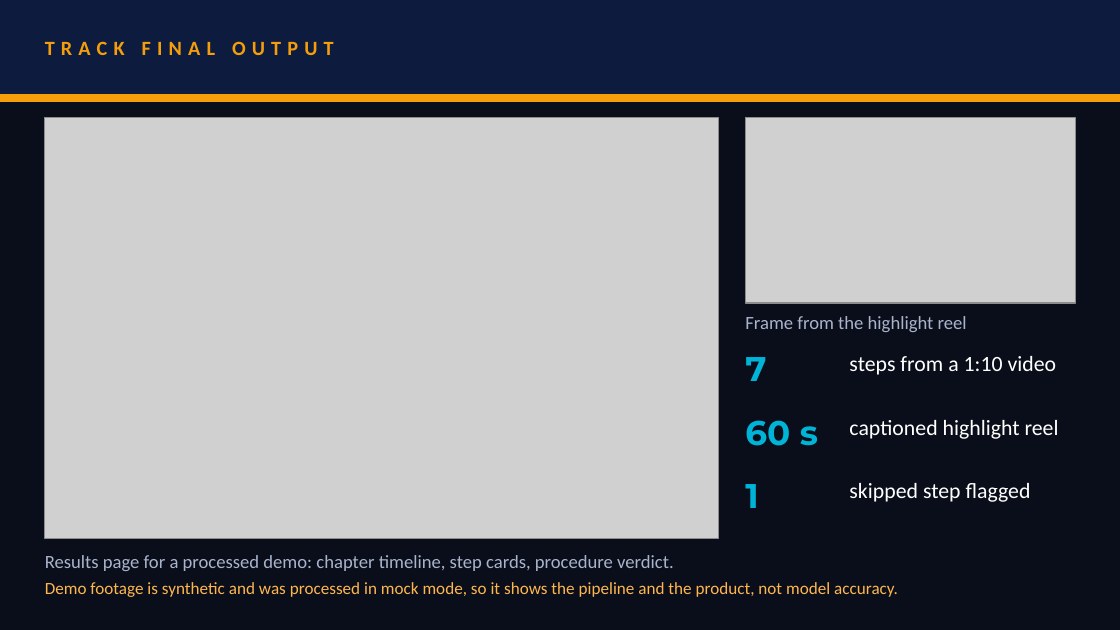
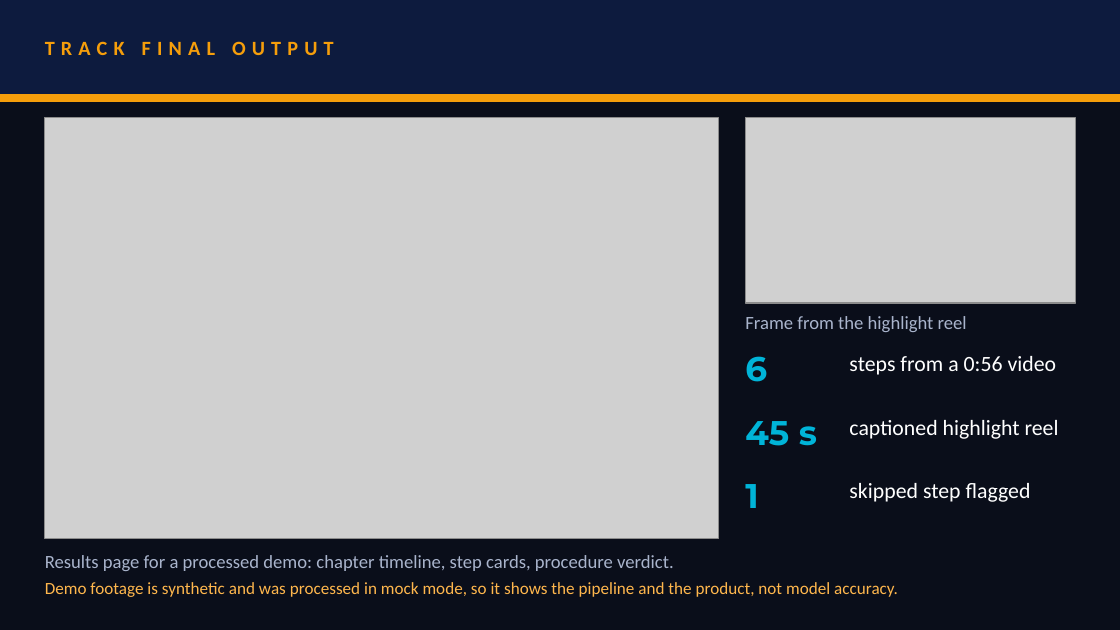
Before and after one commit to yajya18/astra-replay, a slide deck: slide 5 of docs/presentation/Astra_Replay_Submission.pptx. Drawn at 1120x630 pixels with LibreOffice and Linux fonts; fonts in the diff are those of the drawing; grey boxes stand for pictures. Boxes give left, top, right and bottom in pixels: in the first picture for what was removed or moved away, otherwise in the second. Text is boxed around its words. In the diff, an @@ line names an element or a change of style, - is before the commit and + after.

Commit message:
fix slide 5 numbers and title slide overlap

```diff
--- a/docs/presentation/Astra_Replay_Submission.pptx
+++ b/docs/presentation/Astra_Replay_Submission.pptx
@@ text at box(745, 356, 767, 382): text changed @@
-7
+6
@@ text at box(849, 356, 1057, 375): text changed @@
-steps from a 1:10 video
+steps from a 0:56 video
@@ text at box(745, 421, 817, 446): text changed @@
-60 s
+45 s
```
Also in this commit, not shown: 1 other slide changed, 3 other files.
